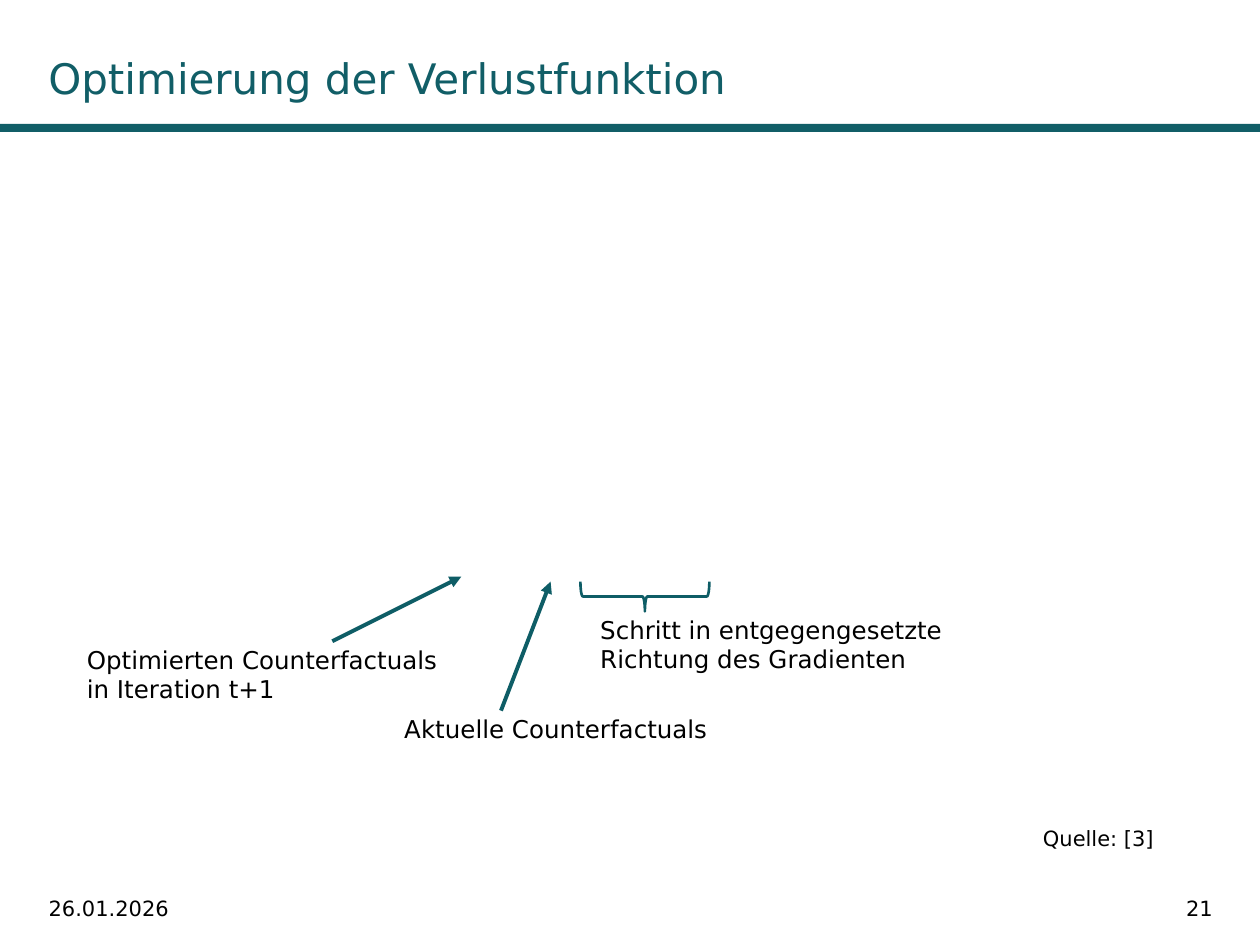
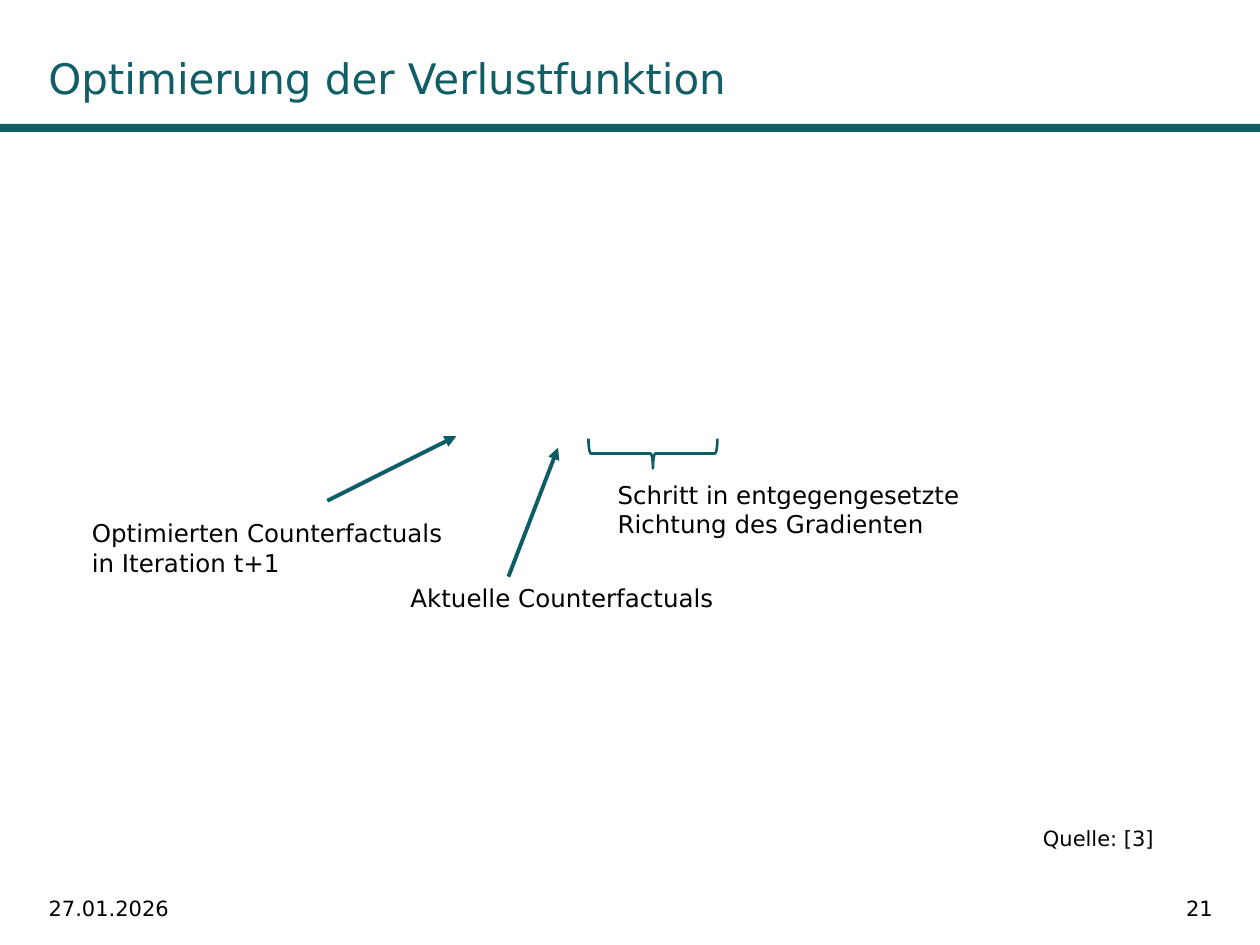
Before and after one commit to fabiw98/Seminar_DICE, a slide deck: slide 21 of Präsentation/PräsentationDiCE.pptx. Drawn at 1260x945 pixels with LibreOffice and Linux fonts; fonts in the diff are those of the drawing; grey boxes stand for pictures; background and template pictures are left out. Boxes give left, top, right and bottom in pixels: in the first picture for what was removed or moved away, otherwise in the second. Text is boxed around its words. In the diff, an @@ line names an element or a change of style, - is before the commit and + after.

Commit message:
asd

```diff
--- a/Präsentation/PräsentationDiCE.pptx
+++ b/Präsentation/PräsentationDiCE.pptx
@@ arrow moved from (333, 641) - (461, 577) to (328, 500) - (456, 436) @@
@@ arrow moved from (501, 711) - (551, 582) to (509, 577) - (558, 447) @@
@@ right brace moved from (x1=581, y1=581, x2=709, y2=611) to (x1=588, y1=438, x2=717, y2=469) @@
@@ text "Schritt in entgegengesetzte Richtung des ..." moved from (x1=600, y1=620, x2=942, y2=673) to (x1=618, y1=485, x2=959, y2=538) @@
@@ text "Optimierten Counterfactuals in Iteration t+1" moved from (x1=87, y1=650, x2=437, y2=699) to (x1=92, y1=523, x2=442, y2=573) @@
@@ text "Aktuelle Counterfactuals" moved from (x1=404, y1=719, x2=707, y2=739) to (x1=410, y1=588, x2=713, y2=608) @@
@@ text at (x1=49, y1=900, x2=169, y2=917): text changed @@
-26.01.2026
+27.01.2026
```
Also in this commit, not shown: 44 other slides changed, 8 slides added.
